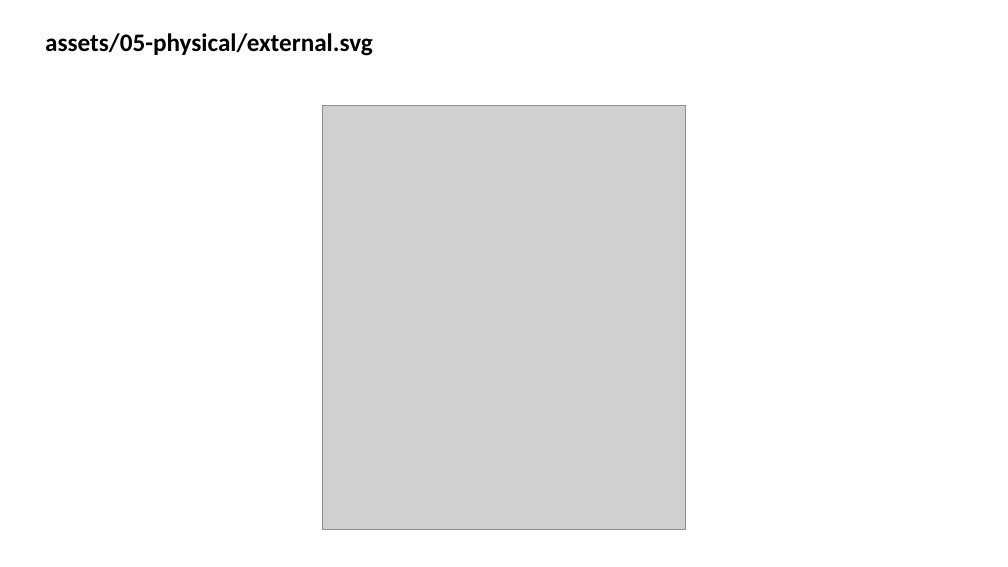
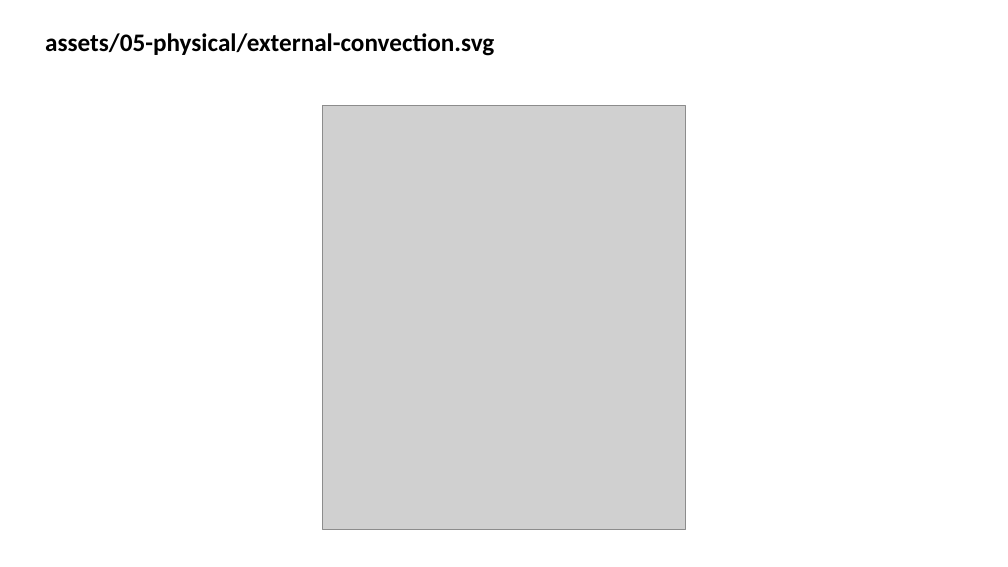
Before and after one commit to wdumontaud/slides_PUCPR, a slide deck: slide 16 of assets/illustrations.pptx (slide 14 before the commit). Drawn at 1008x567 pixels with LibreOffice and Linux fonts; fonts in the diff are those of the drawing; grey boxes stand for pictures. Boxes give left, top, right and bottom in pixels: in the first picture for what was removed or moved away, otherwise in the second. Text is boxed around its words. In the diff, an @@ line names an element or a change of style, - is before the commit and + after.

```diff
--- a/assets/illustrations.pptx
+++ b/assets/illustrations.pptx
@@ text at (45, 33, 494, 56): text changed @@
-assets/05-physical/external.svg
+assets/05-physical/external-convection.svg
```
Also in this commit, not shown: 2 other slides changed, 5 slides added, 13 other files.
